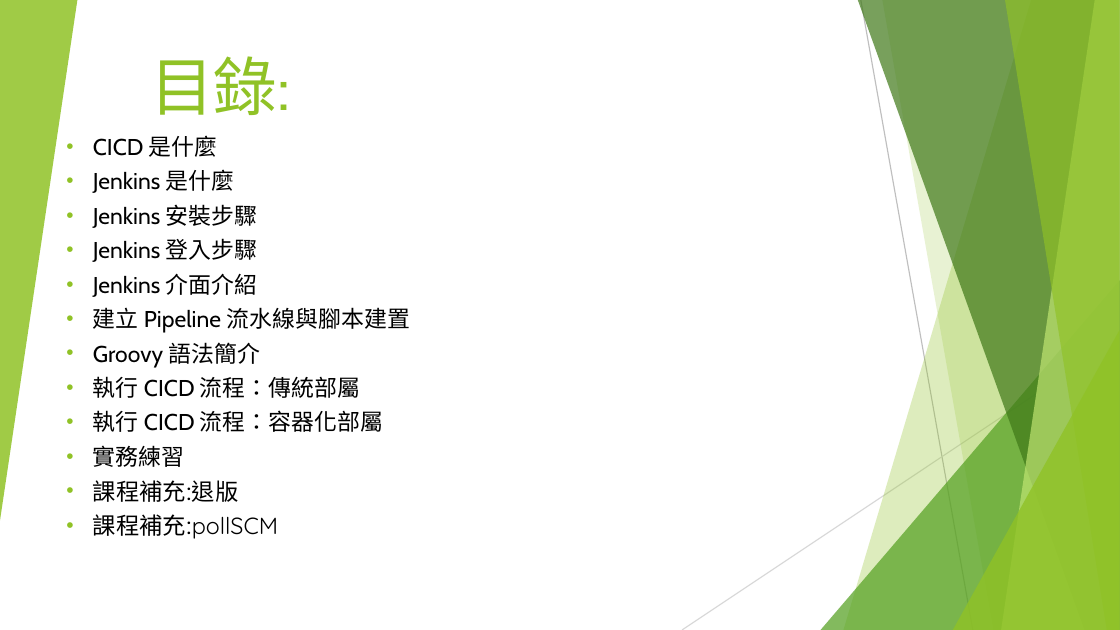
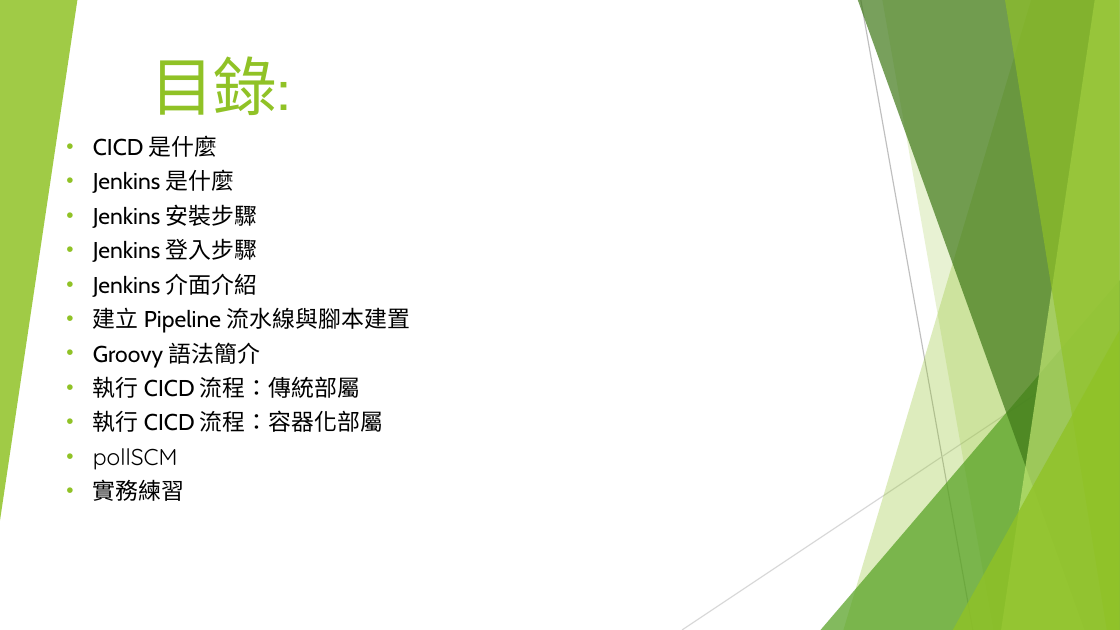
Before and after one commit to coolyuoo/DC5, a slide deck: slide 2 of 單元5.Jenkins與Docker的CICD使用詳解.pptx. Drawn at 1120x630 pixels with LibreOffice and Linux fonts; fonts in the diff are those of the drawing. Boxes give left, top, right and bottom in pixels: in the first picture for what was removed or moved away, otherwise in the second. Text is boxed around its words. In the diff, an @@ line names an element or a change of style, - is before the commit and + after.

```diff
--- a/單元5.Jenkins與Docker的CICD使用詳解.pptx
+++ b/單元5.Jenkins與Docker的CICD使用詳解.pptx
@@ subtitle at (93,448,178,470): paragraph added @@
+• pollSCM
@@ subtitle at (93,480,278,539): paragraphs removed @@
-• 課程補充:退版
-• 課程補充:pollSCM
```
Also in this commit, not shown: 6 other slides changed, 3 slides added, 5 slides removed.
